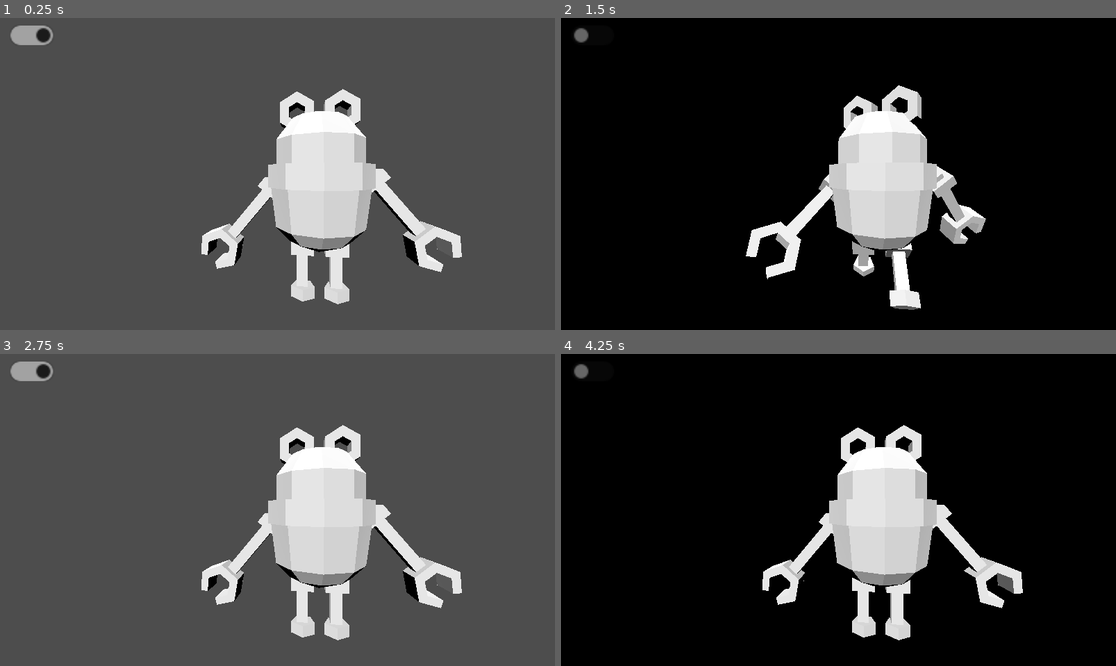
Above: before the commit, frames 1-4 (two rows, left to right).
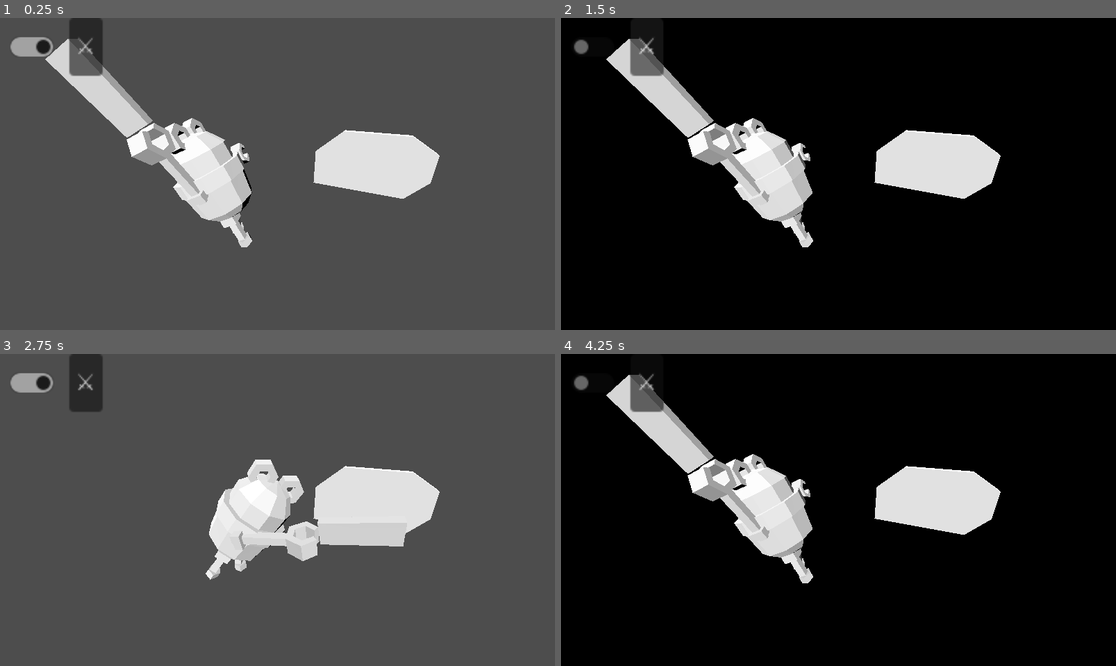
Above: after the commit, the same moments.

Repository: iomeanslife/stream_game_thing
Game: Godot game, scene res://stream_assault.tscn
Two runs of this game, one before a commit and one after it. Both use one fixed random seed, a clock stepped at 60 frames per second and the inputs below.
Inputs (mouse positions are in pixels of both pictures, inside the frame that each line leads up to; where the layout moved, square brackets give the same spot in the first picture):
- Up to frame 1 (0.25 s): no input
- Up to frame 2 (1.5 s): click (594, 46) [594, 36] at 0.5 s; click (644, 46) at 1.25 s, where only the run after the commit has a clickable "⚔️"
- Up to frame 3 (2.75 s): click (33, 382) [33, 372] at 2 s
- Up to frame 4 (4.25 s): click (644, 382) at 2.75 s, where only the run after the commit has a clickable "⚔️"; click (594, 382) [594, 372] at 3.5 s

The runs differ from the first frame. In frame 1, 19% of the frame differs, in the area x 1-84%, y 0-92%; in frame 2, 18%; in frame 3, 14%; in frame 4, 18%.

Commit message:
basic attack with enemy props

Diff:
--- /dev/null
+++ b/Enemy.gd
@@ -0,0 +1,18 @@
+class_name Enemy extends Node
+
+var health: int
+var alive: bool
+
+func loseHealth(damage:int):
+	health -= damage
+	if health <= 0:
+		alive = false
+
+# Called when the node enters the scene tree for the first time.
+func _ready():
+	pass # Replace with function body.
+
+
+# Called every frame. 'delta' is the elapsed time since the previous frame.
+func _process(delta):
+	pass
--- a/Main.gd
+++ b/Main.gd
@@ -1,27 +1,21 @@
 extends Node2D
 
 var hideStuff = true
+var viewers: Array
 
 # Called when the node enters the scene tree for the first time.
 func _ready():
 	DisplayServer.window_set_flag(DisplayServer.WINDOW_FLAG_TRANSPARENT,hideStuff)
 	get_tree().get_root().set_transparent_background(hideStuff)
-#	DisplayServer.window_set_flag(DisplayServer.WINDOW_FLAG_BORDERLESS, hideStuff)
-
+	viewers
 	pass
 
 # Called every frame. 'delta' is the elapsed time since the previous frame.
 func _process(delta):
 	pass
 
-func _on_area_2d_input_event(viewport, event, shape_idx):
-	if event is InputEventMouseButton \
-	and event.button_index == MOUSE_BUTTON_LEFT \
-	and event.is_pressed():
-		self.on_click()
 
 func on_click():
 	hideStuff = !hideStuff
 	DisplayServer.window_set_flag(DisplayServer.WINDOW_FLAG_TRANSPARENT,hideStuff)
 	get_tree().get_root().set_transparent_background(hideStuff)
-	#DisplayServer.window_set_flag(DisplayServer.WINDOW_FLAG_BORDERLESS, hideStuff)
--- a/Viewer.gd
+++ b/Viewer.gd
@@ -1 +1,25 @@
-extends Object
+class_name Viewer extends Node
+
+enum AttackTypes {Flail,Sword}
+
+var viewerName: String
+var attacked: bool
+var attackType: AttackTypes
+
+static func create(nameParam: String) -> Viewer:
+	var viewer = Viewer.new()
+	viewer.viewerName = nameParam
+	return viewer
+
+func refresh():
+	attacked = false
+
+func changeAttack(attackTypeParam:AttackTypes):
+	attackType = attackTypeParam
+
+func attack(enemyParam: Enemy):
+	match attackType:
+		(AttackTypes.Flail):
+			enemyParam.loseHealth(1)
+		(AttackTypes.Sword):
+			enemyParam.loseHealth(3)
--- a/export/astro_egg_1.gd
+++ b/astro_egg_1.gd
@@ -3,12 +3,10 @@
 @onready var animationPlayer = $AnimationPlayer
 # Called when the node enters the scene tree for the first time.
 func _ready():
-	animationPlayer.play("walking_animation",-1,1,false)
+	animationPlayer.play("attack_animation",-1,1,false)
 
 func _process(delta):
 	pass
 
-
-
 func _on_animation_player_animation_finished(anim_name):
-	animationPlayer.play("walking_animation",-1,1,false)
+	animationPlayer.play("attack_animation",-1,1,false)
--- a/project.godot
+++ b/project.godot
@@ -20,6 +20,28 @@
 window/size/transparent=true
 window/per_pixel_transparency/allowed=true
 
+[importer_defaults]
+
+texture={
+"compress/channel_pack": 0,
+"compress/hdr_compression": 1,
+"compress/high_quality": false,
+"compress/lossy_quality": 0.7,
+"compress/mode": 0,
+"compress/normal_map": 0,
+"detect_3d/compress_to": 0,
+"mipmaps/generate": true,
+"mipmaps/limit": -1,
+"process/fix_alpha_border": true,
+"process/hdr_as_srgb": false,
+"process/hdr_clamp_exposure": false,
+"process/normal_map_invert_y": false,
+"process/premult_alpha": false,
+"process/size_limit": 0,
+"roughness/mode": 0,
+"roughness/src_normal": ""
+}
+
 [rendering]
 
 renderer/rendering_method="gl_compatibility"
--- a/stream_assault.gd
+++ b/stream_assault.gd
@@ -8,7 +8,7 @@
 	DisplayServer.window_set_flag(DisplayServer.WINDOW_FLAG_TRANSPARENT,false)
 	get_tree().get_root().set_transparent_background(false)
 
-
+	# TODO: fill viewer from twitch api, only followers.
 	pass
 
 func _process(delta):
@@ -19,3 +19,8 @@
 	showStuff = button_pressed
 	DisplayServer.window_set_flag(DisplayServer.WINDOW_FLAG_TRANSPARENT,!showStuff)
 	get_tree().get_root().set_transparent_background(!showStuff)
+
+
+func _on_button_pressed():
+	for viewer in viewers:
+		pass
--- a/stream_assault.tscn
+++ b/stream_assault.tscn
@@ -1,21 +1,60 @@
-[gd_scene load_steps=6 format=3 uid="uid://buy1nvve1x7kk"]
+[gd_scene load_steps=9 format=3 uid="uid://buy1nvve1x7kk"]
 
-[ext_resource type="PackedScene" uid="uid://bff7stvslhs8" path="res://export/astro_egg_1.gltf" id="1_55b2v"]
-[ext_resource type="Script" path="res://stream_assault.gd" id="1_ps6sw"]
-[ext_resource type="Script" path="res://export/astro_egg_1.gd" id="2_r2hac"]
-
-[sub_resource type="CapsuleShape3D" id="CapsuleShape3D_b7mwv"]
-radius = 0.7
+[ext_resource type="PackedScene" uid="uid://dq5753s784jdw" path="res://export/astro_egg_1.gltf" id="1_55b2v"]
+[ext_resource type="Script" path="res://stream_assault.gd" id="1_emt0r"]
+[ext_resource type="Script" path="res://astro_egg_1.gd" id="1_mctjl"]
+[ext_resource type="PackedScene" uid="uid://ywgd33f3hrkr" path="res://export/enemy.gltf" id="4_hnuvm"]
+[ext_resource type="PackedScene" uid="uid://25iy6ag1v1hr" path="res://export/sword.gltf" id="5_ir2fp"]
 
 [sub_resource type="StyleBoxEmpty" id="StyleBoxEmpty_aj7n2"]
 
+[sub_resource type="SystemFont" id="SystemFont_nk557"]
+subpixel_positioning = 0
+
+[sub_resource type="StyleBoxEmpty" id="StyleBoxEmpty_p66pl"]
+
 [node name="Node3D" type="Node3D"]
 transform = Transform3D(1.06376, 0, 0, 0, 1.06376, 0, 0, 0, 1.06376, 0, 0, 0)
-script = ExtResource("1_ps6sw")
+script = ExtResource("1_emt0r")
+
+[node name="enemy" parent="." instance=ExtResource("4_hnuvm")]
+transform = Transform3D(-3.42661, 0, 1.06399, 0, 3.588, 0, -1.06399, 0, -3.42661, 2.10235, 0, 0)
+
+[node name="cuboid" parent="enemy/Node2" index="0"]
+transform = Transform3D(1, 0, -2.71863e-08, 0, 1, 0, 3.75144e-08, 0, 1, 0, 0, 0)
+
+[node name="Camera3D" type="Camera3D" parent="."]
+transform = Transform3D(0.992757, -0.0477121, 0.110256, 3.20101e-16, 0.917755, 0.397148, -0.120137, -0.394271, 0.911108, 1.2, 1.5, 3)
+
+[node name="DirectionalLight3D" type="DirectionalLight3D" parent="."]
+transform = Transform3D(0.995737, -0.0909887, 0.0151056, 0.0620217, 0.781749, 0.620501, -0.0682673, -0.616919, 0.78406, 1.95041, 1.52022, 2.65435)
+
+[node name="SubViewportContainer" type="SubViewportContainer" parent="."]
+scale = Vector2(3, 3)
+
+[node name="SubViewport" type="SubViewport" parent="SubViewportContainer"]
+transparent_bg = true
+handle_input_locally = false
+render_target_update_mode = 4
+
+[node name="HBoxContainer" type="HBoxContainer" parent="SubViewportContainer/SubViewport"]
+offset_right = 40.0
+offset_bottom = 40.0
+
+[node name="CheckButton" type="CheckButton" parent="SubViewportContainer/SubViewport/HBoxContainer"]
+layout_mode = 2
+theme_override_styles/focus = SubResource("StyleBoxEmpty_aj7n2")
+button_pressed = true
+
+[node name="Button" type="Button" parent="SubViewportContainer/SubViewport/HBoxContainer"]
+layout_mode = 2
+theme_override_fonts/font = SubResource("SystemFont_nk557")
+theme_override_styles/focus = SubResource("StyleBoxEmpty_p66pl")
+text = "⚔️"
 
 [node name="astro_egg_1" parent="." instance=ExtResource("1_55b2v")]
-transform = Transform3D(1, 0, 0, 0, 1, 0, 0, 0, 1, 2.08165e-12, 1, 2.08165e-12)
-script = ExtResource("2_r2hac")
+transform = Transform3D(0.999999, 0, 0, 0, 0.999999, 0, 0, 0, 0.999999, 0, 0, 0)
+script = ExtResource("1_mctjl")
 
 [node name="AstroEgg" parent="astro_egg_1/Node2" index="0"]
 transform = Transform3D(0.906308, -0.422618, 0, 0.422618, 0.906308, 0, 0, 0, 1, 0.00671497, -0.520833, -0.189549)
@@ -23,38 +62,18 @@
 [node name="Arm" parent="astro_egg_1/Node2/AstroEgg" index="3"]
 transform = Transform3D(1, 0, 0, 0, 0.21644, 0.976296, 0, -0.976296, 0.21644, -0.00671497, 0.583333, 0.728612)
 
+[node name="sword" parent="astro_egg_1/Node2/AstroEgg/Arm/tube" index="0" instance=ExtResource("5_ir2fp")]
+transform = Transform3D(0.107278, 0.027035, -1.9274, -1.92581, -0.0816292, -0.108334, -0.0830116, 1.92866, 0.0224327, 0.144802, -0.0130604, 0.437897)
+
 [node name="Arm2" parent="astro_egg_1/Node2/AstroEgg" index="4"]
 transform = Transform3D(-1, 0, -1.50996e-07, 0, 1, 0, 1.50996e-07, 0, -1, -0.00671497, 0.583333, -0.474513)
 
 [node name="Leg2" parent="astro_egg_1/Node2/AstroEgg" index="6"]
 transform = Transform3D(0.906308, 0.422618, 0, -0.422618, 0.906308, 0, 0, 0, 1, 0, 0, 0)
 
-[node name="Area3D" type="Area3D" parent="astro_egg_1"]
+[connection signal="toggled" from="SubViewportContainer/SubViewport/HBoxContainer/CheckButton" to="." method="_on_check_button_toggled"]
+[connection signal="pressed" from="SubViewportContainer/SubViewport/HBoxContainer/Button" to="." method="_on_button_pressed"]
+[connection signal="animation_finished" from="astro_egg_1/AnimationPlayer" to="astro_egg_1" method="_on_animation_player_animation_finished"]
 
-[node name="CollisionShape3D" type="CollisionShape3D" parent="astro_egg_1/Area3D"]
-transform = Transform3D(1, 0, 0, 0, 1, 0, 0, 0, 1, 0, -0.105276, 0)
-shape = SubResource("CapsuleShape3D_b7mwv")
-
-[node name="Camera3D" type="Camera3D" parent="."]
-transform = Transform3D(-0.118369, 0, 0.99297, 0, 1, 0, -0.99297, 0, -0.118369, 2.38014, 1.21065, 0.195146)
-
-[node name="DirectionalLight3D" type="DirectionalLight3D" parent="."]
-transform = Transform3D(0.0777517, -0.623593, 0.777873, 0.0620217, 0.781749, 0.620501, -0.995042, -5.97782e-09, 0.0994587, 1.95041, 1.52022, 2.65435)
-
-[node name="SubViewportContainer" type="SubViewportContainer" parent="."]
-scale = Vector2(3, 3)
-
-[node name="SubViewport" type="SubViewport" parent="SubViewportContainer"]
-transparent_bg = true
-
-[node name="CheckButton" type="CheckButton" parent="SubViewportContainer/SubViewport"]
-offset_right = 44.0
-offset_bottom = 24.0
-theme_override_styles/focus = SubResource("StyleBoxEmpty_aj7n2")
-button_pressed = true
-
-[connection signal="animation_finished" from="astro_egg_1/AnimationPlayer" to="astro_egg_1" method="_on_animation_player_animation_finished"]
-[connection signal="input_event" from="astro_egg_1/Area3D" to="astro_egg_1" method="_on_area_3d_input_event"]
-[connection signal="toggled" from="SubViewportContainer/SubViewport/CheckButton" to="." method="_on_check_button_toggled"]
-
+[editable path="enemy"]
 [editable path="astro_egg_1"]
Binary file added: enemy.gif
Not shown, changed: export/astro_egg_1.gltf
Not shown, changed: export/astro_egg_1.gltf.import
Not shown, changed: export/astro_egg_1_0.png.import
Not shown, changed: export/astro_egg_1_1.png.import
Not shown, changed: export/astro_egg_1_2.png.import
Not shown, changed: export/astro_egg_1_3.png.import
Not shown, changed: export/astro_egg_1_4.png.import
Not shown, changed: export/astro_egg_1_5.png.import
Not shown, changed: export/astro_egg_1_6.png.import
Not shown, changed: export/astro_egg_1_7.png.import
Not shown, changed: export/astro_egg_1_8.png.import
(and 23 more such lines)
